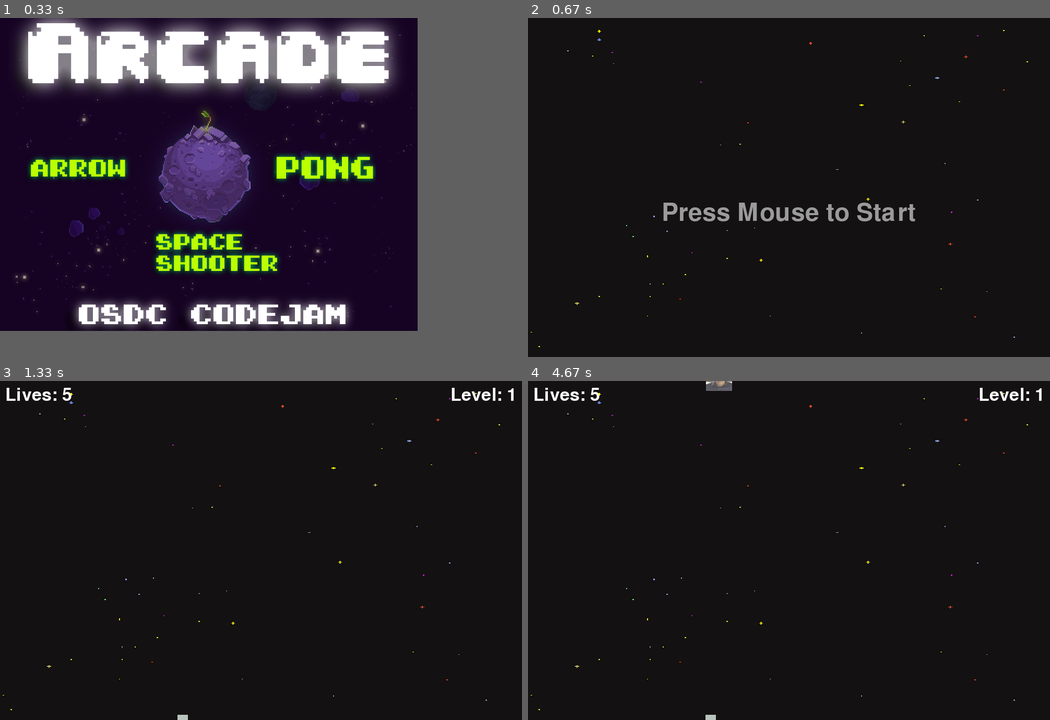
Above: before the commit, frames 1-4 (two rows, left to right).
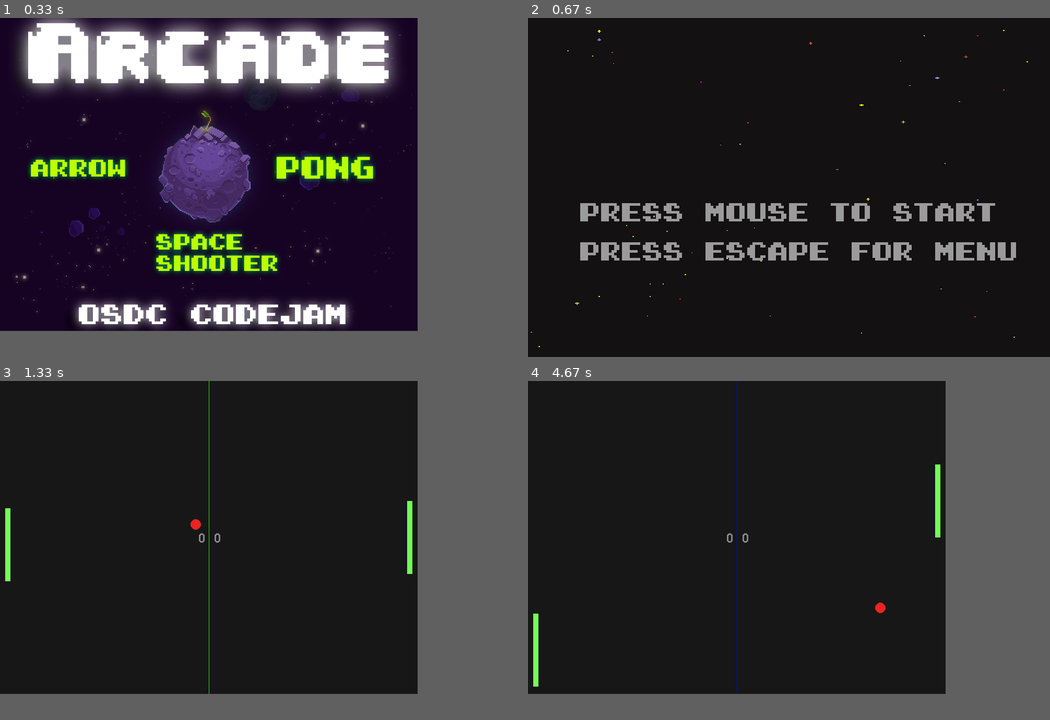
Above: after the commit, the same moments.

Repository: SohamKukreti/codejam
Game: pygame game, started from main_menu.py
The game is run twice, just before and just after one commit, with the same random seed, the same clock (stepped at 60 frames per second) and the same inputs.
Inputs (mouse positions are in pixels of both pictures, inside the frame that each line leads up to):
- Up to frame 1 (0.33 s): no input
- Up to frame 2 (0.67 s): click (747, 251) at 0.38 s
- Up to frame 3 (1.33 s): hold Esc 0.67-1.13 s; hold Up 0.67-1.13 s; move the mouse to (240, 564) at 0.7 s; click (323, 530) at 1.27 s
- Up to frame 4 (4.67 s): hold Up 1.55-2.02 s; move the mouse to (637, 540) at 1.58 s; hold Down 2.1-2.4 s; hold Up 2.43-2.8 s; hold Down 2.83-3.2 s; hold Up 3.23-3.53 s; hold Down 3.57-3.87 s; hold Up 3.9-4.27 s; hold Down from 4.3 s (still down)
In frame 3 the window is 1000x650 before the commit and 800x600 after it. Grey fills any space a smaller window leaves; there, only what the larger window draws over its background counts as a difference.

Frame 1 is identical in both runs. In frame 2, 4.6% of the frame differs, in the area x 10-94%, y 54-72%; in frame 3, 1.1%; in frame 4, 1.2%.

Commit message:
Made some small changes

Diff:
--- a/ponggame.py
+++ b/ponggame.py
@@ -19,9 +19,9 @@
     paddlesound=mixer.Sound("assets\\paddlesound.wav")
     wallsound=mixer.Sound('assets\\wallsound.wav')
     pointsound=mixer.Sound('assets\\pointsound.wav')
-    pointsound.set_volume(0.3)
-    wallsound.set_volume(0.3)
-    paddlesound.set_volume(0.3)
+    pointsound.set_volume(0.2)
+    wallsound.set_volume(0.2)
+    paddlesound.set_volume(0.2)
 
 
 
--- a/space_shooter.py
+++ b/space_shooter.py
@@ -12,7 +12,7 @@
     mixer.music.load('assets\\space.mp3')
 
     #Set preferred volume
-    mixer.music.set_volume(0.2)
+    mixer.music.set_volume(0.5)
 
     #Play the music
     mixer.music.play(-1)
@@ -172,8 +172,10 @@
         FPS = 60
         level = 0
         lives = 5
-        main_font = pygame.font.SysFont("comicsans", 50)
-        lost_font = pygame.font.SysFont("comicsans", 60)
+        #main_font = pygame.font.SysFont("comicsans", 50)
+        main_font = pygame.font.Font("assets\\alagard.ttf", 50)
+        lost_font = pygame.font.Font("assets\\alagard.ttf", 60)
+        #lost_font = pygame.font.SysFont("comicsans", 60)
 
         enemies = []
         wave_length = 5
@@ -262,20 +264,28 @@
             player.move_lasers(-laser_vel, enemies)
 
     def main_menu():
-        title_font = pygame.font.SysFont("comicsans", 70)
+        title_font = pygame.font.Font("assets\\super.ttf", 40)
         run = True
         while run:
             WIN.blit(BG, (0,0))
-            title_label = title_font.render("Press Mouse to Start", 1, (155,155,155))
-            WIN.blit(title_label, (WIDTH/2 - title_label.get_width()/2, 350))
+            title_label1 = title_font.render("Press Mouse to Start", 1, (155,155,155))
+            title_label2 = title_font.render("Press Escape for menu", 1, (155, 155, 155))
+            WIN.blit(title_label1, (WIDTH/2 - title_label1.get_width()/2, 350))
+            WIN.blit(title_label2, (WIDTH / 2 - title_label1.get_width() / 2, 425))
             pygame.display.update()
             for event in pygame.event.get():
                 if event.type == pygame.QUIT:
                     run = False
+                    pygame.quit()
                 if event.type == pygame.MOUSEBUTTONDOWN:
                     main()
-
-        pygame.quit()
+                if event.type == pygame.KEYDOWN:
+                    if event.key == pygame.K_ESCAPE:
+                        run= False
+                        mixer.music.load("assets\\arcadebackground.wav")
+                        mixer.music.play(-1)
+                        screen = pygame.display.set_mode((800, 600))
+
 
 
     main_menu()
Binary file added: assets/super.ttf
